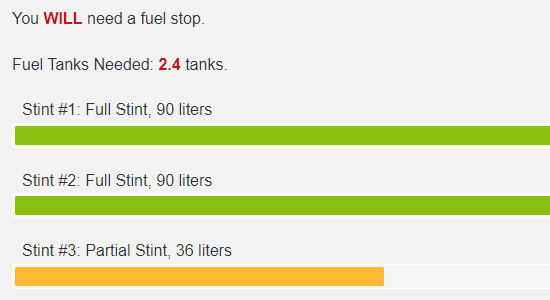
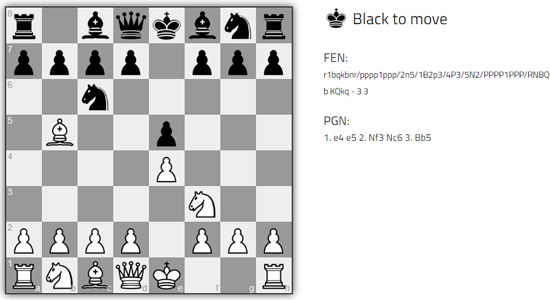
The second 550px x 300px image is a revision of the first. Changes to its layers:
added layer "chess" above "canasta" over [0, 0, 550, 300]
renamed "Layer 1" to "racing calc", hid it over [0, 0, 550, 300]
hid "ftgcdm" over [0, 0, 550, 300]
